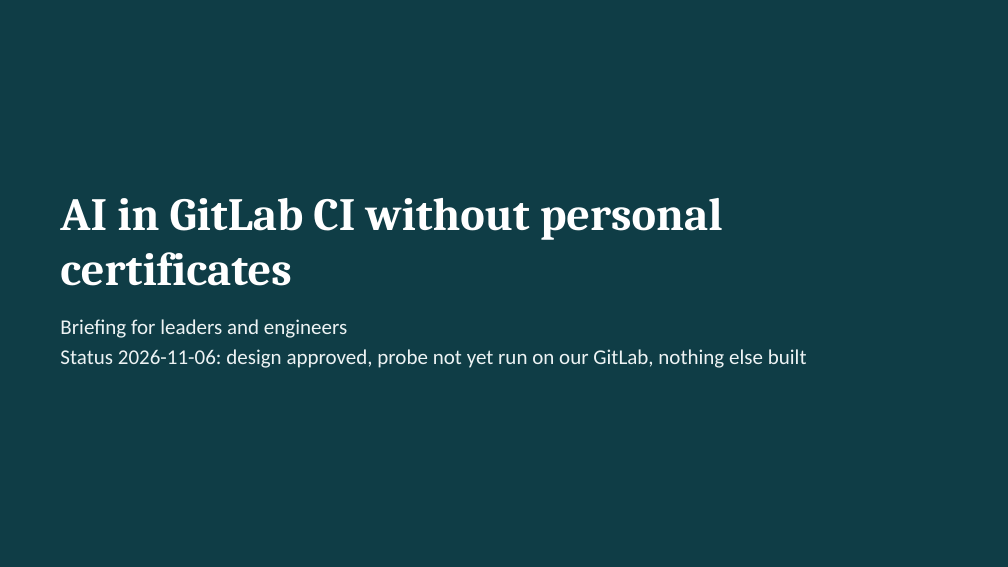
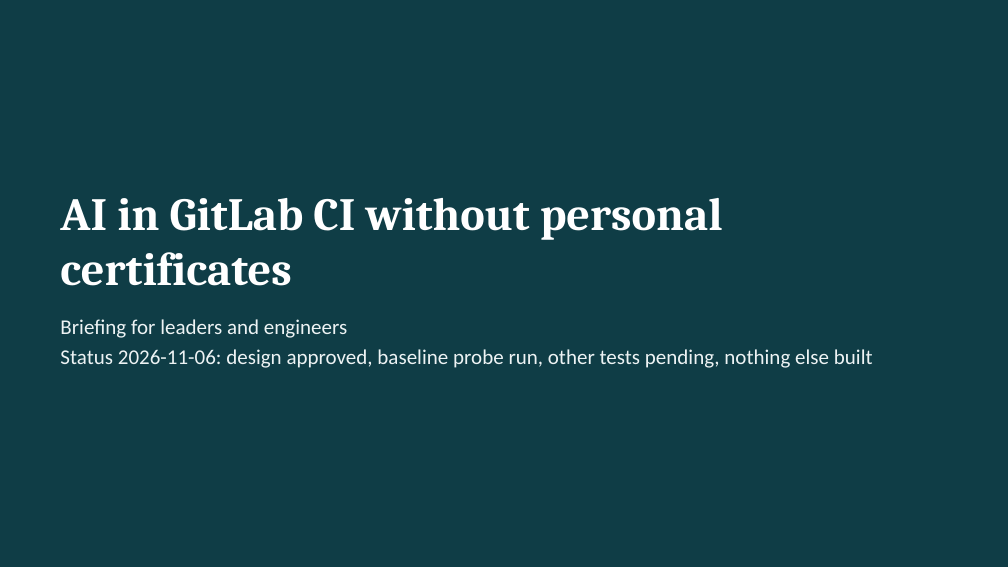
Before and after one commit to sgtslaughta/gl_ai_gateway, a slide deck: slide 1 of docs/briefing/gitlab-runner-ai-access-briefing.pptx. Drawn at 1008x567 pixels with LibreOffice and Linux fonts; fonts in the diff are those of the drawing. Boxes give left, top, right and bottom in pixels: in the first picture for what was removed or moved away, otherwise in the second. Text is boxed around its words. In the diff, an @@ line names an element or a change of style, - is before the commit and + after.

```diff
--- a/docs/briefing/gitlab-runner-ai-access-briefing.pptx
+++ b/docs/briefing/gitlab-runner-ai-access-briefing.pptx
@@ text at box(60, 349, 873, 368): text changed @@
-Status 2026-11-06: design approved, probe not yet run on our GitLab, nothing else built
+Status 2026-11-06: design approved, baseline probe run, other tests pending, nothing else built
```
Also in this commit, not shown: 3 other slides changed, 16 other files.
